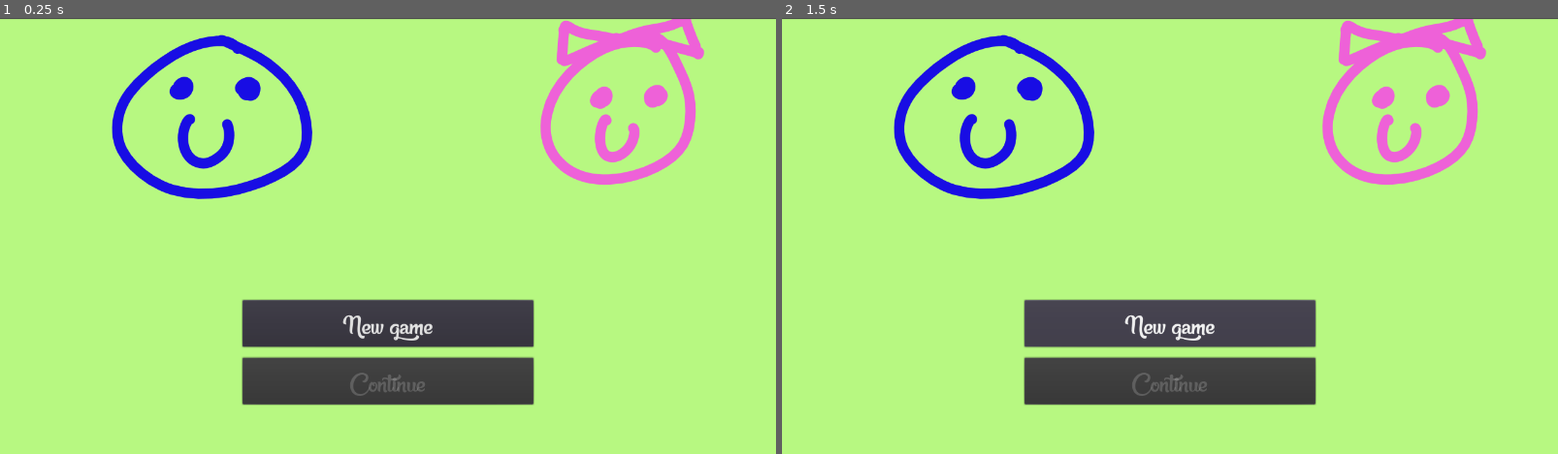
Above: before the commit, frames 1-2 (left to right).
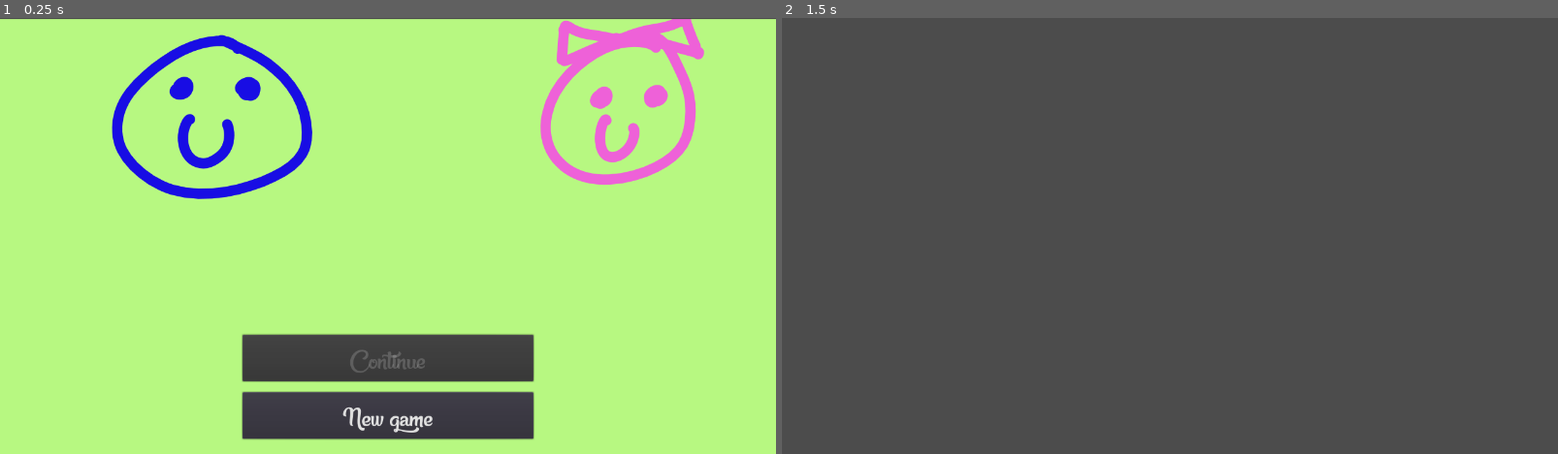
Above: after the commit, the same moments.

Repository: Jubjub/gameoff18
Game: Godot game, scene res://scenes/MainMenu.tscn
Two runs of this game, one before a commit and one after it. Both use one fixed random seed, a clock stepped at 60 frames per second and the inputs below.
Inputs (mouse positions are in pixels of both pictures, inside the frame that each line leads up to):
- Up to frame 1 (0.25 s): no input
- Up to frame 2 (1.5 s): click "New game" at 0.5 s; click (1170, 323) at 1.25 s, where only the run before the commit has a clickable "New game"

The runs differ from the first frame. In frame 1, 8.3% of the frame differs, in the area x 31-69%, y 64-97%; in frame 2, 92%, in the area x 0-100%, y 0-100%.

Commit message:
Scene loading from menu.

Diff:
--- a/project.godot
+++ b/project.godot
@@ -19,10 +19,6 @@
 run/main_scene="res://scenes/MainMenu.tscn"
 config/icon="res://graphics/icon.png"
 
-[debug]
-
-settings/stdout/print_fps=true
-
 [display]
 
 window/size/width=1280
--- a/scenes/MainMenu.tscn
+++ b/scenes/MainMenu.tscn
@@ -1,21 +1,22 @@
-[gd_scene load_steps=5 format=2]
+[gd_scene load_steps=6 format=2]
 
-[ext_resource path="res://graphics/title_bg.png" type="Texture" id=1]
-[ext_resource path="res://fonts/BigButtonFont.tres" type="DynamicFont" id=2]
+[ext_resource path="res://scenes/scriptsMainMenu.gd" type="Script" id=1]
+[ext_resource path="res://graphics/title_bg.png" type="Texture" id=2]
+[ext_resource path="res://fonts/BigButtonFont.tres" type="DynamicFont" id=3]
 
-[sub_resource type="DynamicFontData" id=2]
+[sub_resource type="DynamicFontData" id=1]
 
 hinting = 2
 font_path = "res://fonts/Beauty in the Ordinary.ttf"
 
-[sub_resource type="DynamicFont" id=1]
+[sub_resource type="DynamicFont" id=2]
 
 size = 70
 outline_size = 0
 outline_color = Color( 1, 1, 1, 1 )
 use_mipmaps = false
 use_filter = false
-font_data = SubResource( 2 )
+font_data = SubResource( 1 )
 
 [node name="MainMenu" type="Control"]
 anchor_left = 0.0
@@ -28,6 +29,7 @@
 mouse_default_cursor_shape = 0
 size_flags_horizontal = 1
 size_flags_vertical = 1
+script = ExtResource( 1 )
 
 [node name="title_bg" type="TextureRect" parent="."]
 anchor_left = 0.0
@@ -68,16 +70,17 @@
 anchor_top = 0.0
 anchor_right = 0.0
 anchor_bottom = 0.0
-margin_top = 63.0
+margin_top = 25.0
 margin_right = 480.0
-margin_bottom = 140.0
+margin_bottom = 102.0
 rect_pivot_offset = Vector2( 0, 0 )
 rect_clip_content = false
+focus_mode = 2
 mouse_filter = 0
 mouse_default_cursor_shape = 0
 size_flags_horizontal = 1
 size_flags_vertical = 1
-custom_fonts/font = SubResource( 1 )
+custom_fonts/font = SubResource( 2 )
 disabled = true
 toggle_mode = false
 enabled_focus_mode = 0
@@ -87,21 +90,21 @@
 flat = false
 align = 1
 
-[node name="New Game" type="Button" parent="VBoxContainer/Continue"]
+[node name="NewGame" type="Button" parent="VBoxContainer"]
 anchor_left = 0.0
 anchor_top = 0.0
 anchor_right = 0.0
 anchor_bottom = 0.0
-margin_top = -95.0
+margin_top = 120.0
 margin_right = 480.0
-margin_bottom = -18.0
+margin_bottom = 197.0
 rect_pivot_offset = Vector2( 0, 0 )
 rect_clip_content = false
 mouse_filter = 0
 mouse_default_cursor_shape = 0
 size_flags_horizontal = 1
 size_flags_vertical = 1
-custom_fonts/font = ExtResource( 2 )
+custom_fonts/font = ExtResource( 3 )
 toggle_mode = false
 enabled_focus_mode = 0
 shortcut = null
@@ -110,14 +113,15 @@
 flat = false
 align = 1
 
-[node name="TextureRect" type="TextureRect" parent="VBoxContainer"]
+[node name="TextureRect" type="TextureRect" parent="."]
 anchor_left = 0.0
 anchor_top = 0.0
 anchor_right = 0.0
 anchor_bottom = 0.0
-margin_top = 158.0
-margin_right = 480.0
-margin_bottom = 158.0
+margin_left = 400.0
+margin_top = 704.0
+margin_right = 880.0
+margin_bottom = 704.0
 rect_pivot_offset = Vector2( 0, 0 )
 rect_clip_content = false
 mouse_filter = 1
@@ -125,3 +129,6 @@
 size_flags_horizontal = 1
 size_flags_vertical = 1
 stretch_mode = 0
+
+[connection signal="pressed" from="VBoxContainer/Continue" to="." method="_on_Continue_pressed"]
+[connection signal="pressed" from="VBoxContainer/NewGame" to="." method="_on_NewGame_pressed"]
--- /dev/null
+++ b/scenes/Test.tscn
@@ -0,0 +1,3 @@
+[gd_scene format=2]
+
+[node name="Test" type="Node2D"]
--- /dev/null
+++ b/scenes/scriptsMainMenu.gd
@@ -0,0 +1,10 @@
+extends Control
+
+func _ready():
+	pass
+
+func _on_NewGame_pressed():
+	get_tree().change_scene('res://scenes/Test.tscn')
+
+func _on_Continue_pressed():
+	pass
Not shown: 1 places in scenes/MainMenu.tscn that only renumber resources
